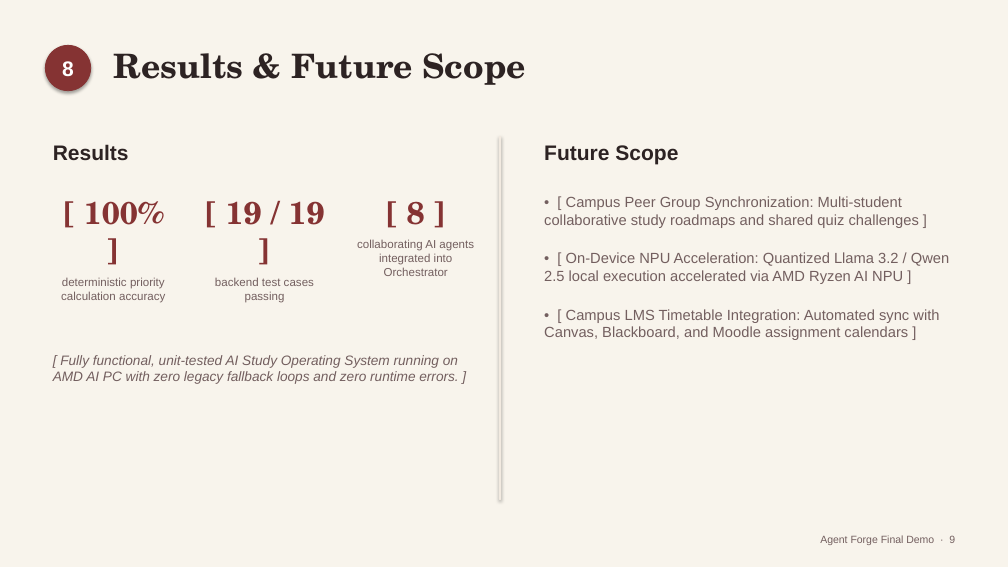
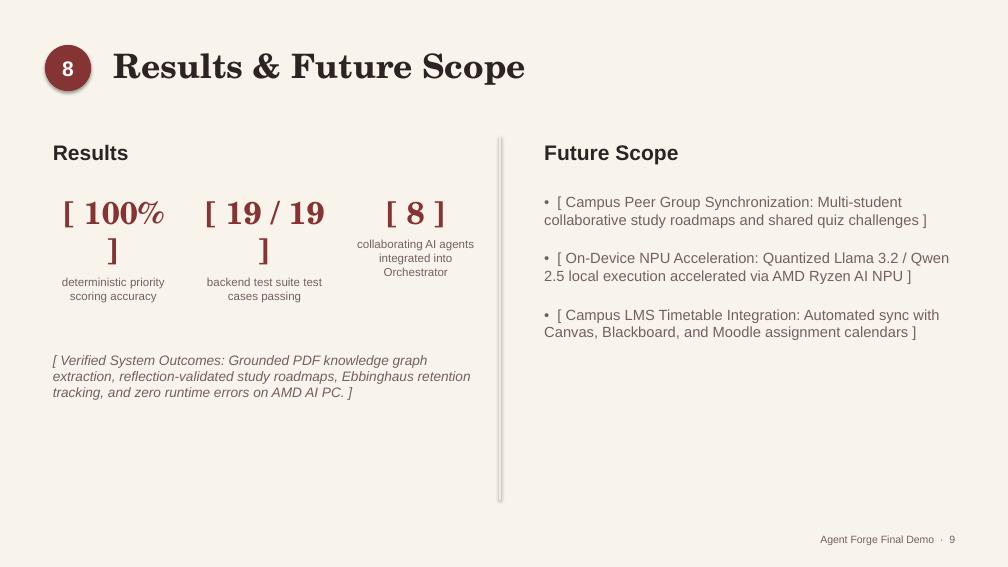
Before and after one commit to BoodiPuneethReddy/smart_remainder, a slide deck: slide 9 of Smart_Study_Reminder_AI_AMD_Hackathon.pptx. Drawn at 1008x567 pixels with LibreOffice and Linux fonts; fonts in the diff are those of the drawing. Boxes give left, top, right and bottom in pixels: in the first picture for what was removed or moved away, otherwise in the second. Text is boxed around its words. In the diff, an @@ line names an element or a change of style, - is before the commit and + after.

Commit message:
feat(agentic): complete time-constraint reasoning & explainable multi-agent study workflow

```diff
--- a/Smart_Study_Reminder_AI_AMD_Hackathon.pptx
+++ b/Smart_Study_Reminder_AI_AMD_Hackathon.pptx
@@ text at <box>62,277,165,303</box>: text changed @@
-deterministic priority calculation accuracy
+deterministic priority scoring accuracy
@@ text at <box>207,277,322,303</box>: text changed @@
-backend test cases passing
+backend test suite test cases passing
@@ text at <box>53,355,471,400</box>: text changed @@
-[ Fully functional, unit-tested AI Study Operating System running on AMD AI PC with zero legacy fallback loops and zero runtime errors. ]
+[ Verified System Outcomes: Grounded PDF knowledge graph extraction, reflection-validated study roadmaps, Ebbinghaus retention tracking, and zero runtime errors on AMD AI PC. ]
```
Also in this commit, not shown: 8 other slides changed, 3 other files.
